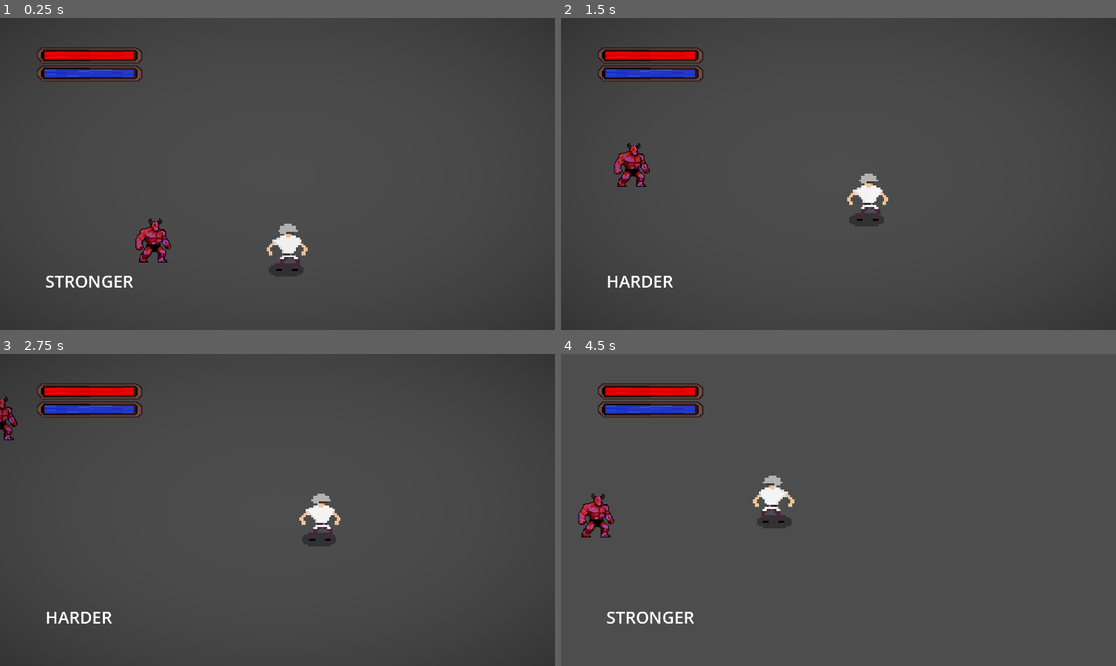
Above: before the commit, frames 1-4 (two rows, left to right).
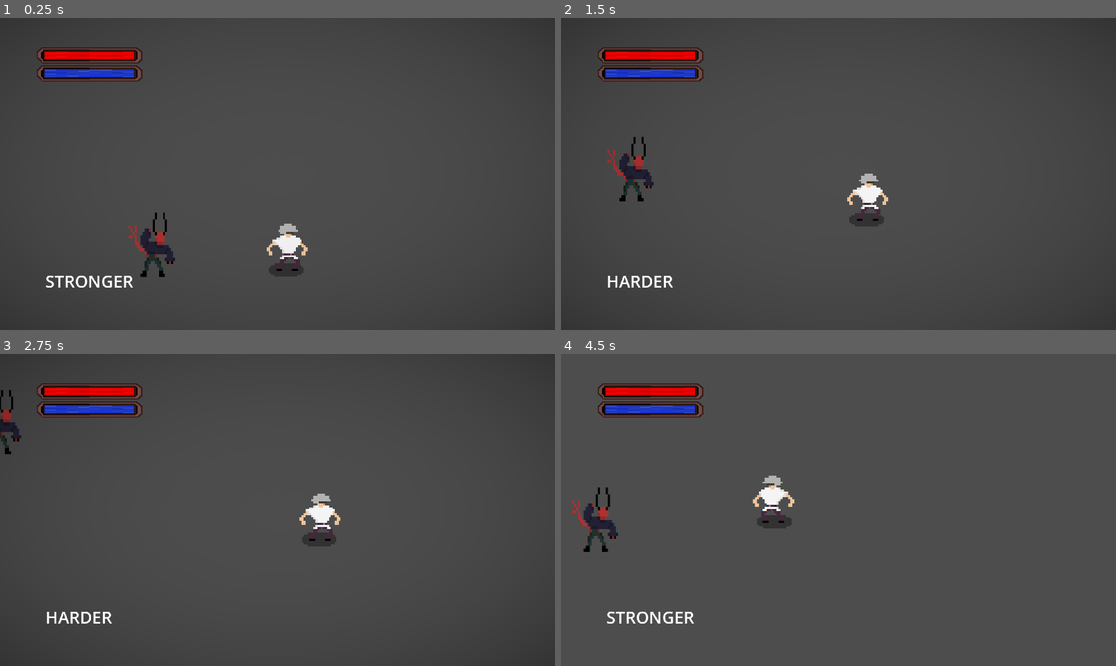
Above: after the commit, the same moments.

Repository: tonyrayf/9-GYMS-OF-INFERNO
Game: Godot game, scene res://scenes/levels/Leha'sTestLevel.tscn
Same seed, same stepped clock (60 frames per second), same inputs: the game is played once before the commit and once after it.
Inputs (mouse positions are in pixels of both pictures, inside the frame that each line leads up to):
- Up to frame 1 (0.25 s): no input
- Up to frame 2 (1.5 s): move the mouse to (960, 158) at 0.52 s; press the mouse at (960, 158) at 0.53 s; hold D (move_right) 0.53-1.28 s; move the mouse to (727, 189) at 1.27 s; release the mouse at (727, 189) at 1.28 s; hold S (move_down) from 1.28 s (still down); tap F (mode_switch) at 1.35 s
- Up to frame 3 (2.75 s): move the mouse to (333, 441) at 2.02 s; release S (move_down) at 2.03 s; press the mouse at (333, 441) at 2.03 s; hold D (move_right) from 2.03 s (still down)
- Up to frame 4 (4.5 s): move the mouse to (810, 572) at 2.77 s; release D (move_right) at 2.78 s; release the mouse at (810, 572) at 2.78 s; hold W (move_up) 2.78-3.53 s; tap F (mode_switch) at 2.85, 4.35 s; move the mouse to (1005, 556) at 3.52 s; press the mouse at (1005, 556) at 3.53 s; hold A (move_left) from 3.53 s (still down); move the mouse to (672, 463) at 4.27 s; release the mouse at (672, 463) at 4.28 s

The runs differ from the first frame. In frame 1, 0.8% of the frame differs, in the area x 23-32%, y 62-84%; in frame 2, 0.8%; in frame 3, 0.4%; in frame 4, 0.8%, in the area x 1-11%, y 42-64%.

Commit message:
some fixes

Diff:
--- a/scenes/enemy/enemy.tscn
+++ b/scenes/enemy/enemy.tscn
@@ -1,7 +1,7 @@
 [gd_scene format=3 uid="uid://ixnf6jqlqi8n"]
 
 [ext_resource type="Script" uid="uid://braj51qvjpv05" path="res://scripts/enemy/enemy_script.gd" id="1_7tubb"]
-[ext_resource type="Texture2D" uid="uid://d35dsi2i7ne7k" path="res://assets/sprites/enemy_regular.webp" id="1_x5pdb"]
+[ext_resource type="Texture2D" uid="uid://cvnjhorp2bpcb" path="res://assets/sprites/skufich.png" id="2_4efjx"]
 [ext_resource type="Script" uid="uid://ufyufsglq1sm" path="res://scripts/sprite_script.gd" id="3_dq3v8"]
 [ext_resource type="PackedScene" uid="uid://b7xogisgrj488" path="res://nodes/state_machine_node.tscn" id="3_lv24u"]
 [ext_resource type="PackedScene" uid="uid://ddslmwbpca3pq" path="res://nodes/patrol_node.tscn" id="4_dq3v8"]
@@ -17,8 +17,8 @@
 script = ExtResource("1_7tubb")
 
 [node name="Sprite2D" type="Sprite2D" parent="." unique_id=1747581024]
-scale = Vector2(0.23910257, 0.23910257)
-texture = ExtResource("1_x5pdb")
+scale = Vector2(7, 7)
+texture = ExtResource("2_4efjx")
 script = ExtResource("3_dq3v8")
 
 [node name="CollisionShape2D" type="CollisionShape2D" parent="." unique_id=251935809]
@@ -35,7 +35,6 @@
 [node name="waiting_node" parent="StateMachine" unique_id=1415356871 instance=ExtResource("8_fa78f")]
 
 [node name="Vision" parent="." unique_id=340150669 instance=ExtResource("9_fa78f")]
-detection_radius = 250.0
 
 [node name="LoseTargetTimer" type="Timer" parent="." unique_id=1295276921]
 wait_time = 2.0
--- a/scenes/enemy/ranged_enemy.tscn
+++ b/scenes/enemy/ranged_enemy.tscn
@@ -20,7 +20,7 @@
 attack_range = 900.0
 
 [node name="Sprite2D" type="Sprite2D" parent="." unique_id=487829434]
-scale = Vector2(0.23910257, 0.23910257)
+scale = Vector2(7, 7)
 texture = ExtResource("2_olk6i")
 script = ExtResource("2_5l6pi")
 
--- a/scenes/enemy/runner_enemy.tscn
+++ b/scenes/enemy/runner_enemy.tscn
@@ -1,7 +1,7 @@
 [gd_scene format=3 uid="uid://3ip5n2tjry85"]
 
 [ext_resource type="Script" uid="uid://braj51qvjpv05" path="res://scripts/enemy/enemy_script.gd" id="1_q3o4c"]
-[ext_resource type="Texture2D" uid="uid://bhc6uuh3vtxg8" path="res://assets/sprites/enemy_runner.png" id="2_qpb7b"]
+[ext_resource type="Texture2D" uid="uid://xctnxp44d5t5" path="res://assets/sprites/fastenemy.png" id="2_3kxfm"]
 [ext_resource type="Script" uid="uid://ufyufsglq1sm" path="res://scripts/sprite_script.gd" id="3_qpb7b"]
 [ext_resource type="PackedScene" uid="uid://c0s7ucidtkxvh" path="res://nodes/runner_state_machine_node.tscn" id="4_3kxfm"]
 [ext_resource type="PackedScene" uid="uid://bhhd2awumwmfl" path="res://nodes/death_node.tscn" id="5_x3ob2"]
@@ -17,8 +17,9 @@
 script = ExtResource("1_q3o4c")
 
 [node name="Sprite2D" type="Sprite2D" parent="." unique_id=2034984166]
-scale = Vector2(0.23910257, 0.23910257)
-texture = ExtResource("2_qpb7b")
+position = Vector2(0, -9)
+scale = Vector2(7, 11.11)
+texture = ExtResource("2_3kxfm")
 script = ExtResource("3_qpb7b")
 
 [node name="CollisionShape2D" type="CollisionShape2D" parent="." unique_id=1651581231]
